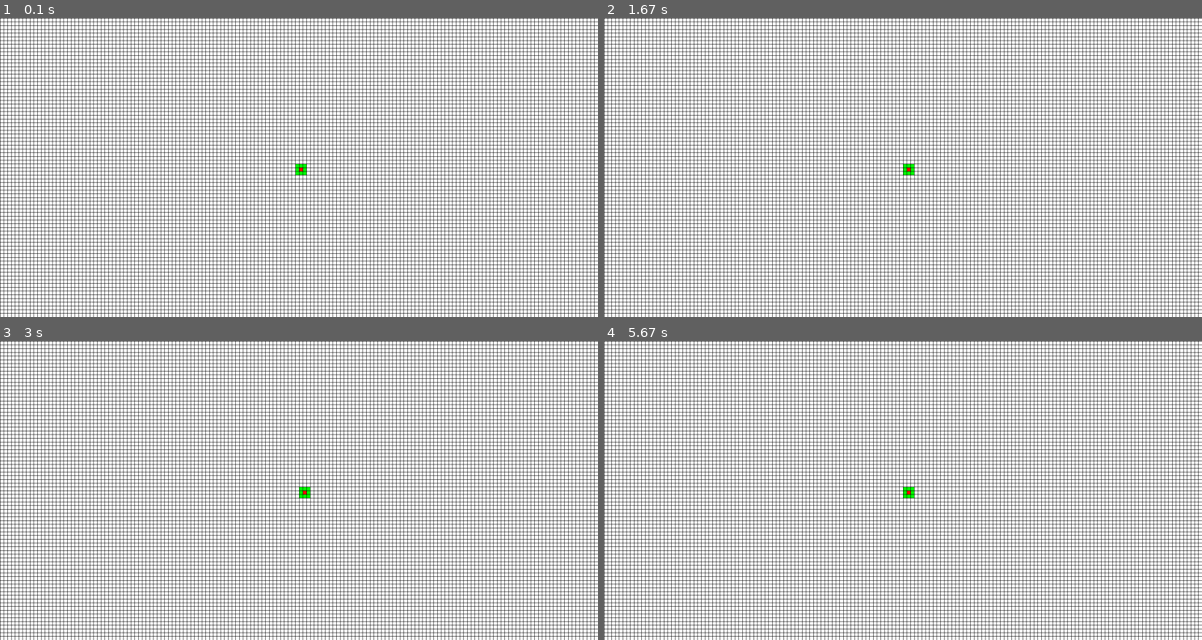
Above: before the commit, frames 1-4 (two rows, left to right).
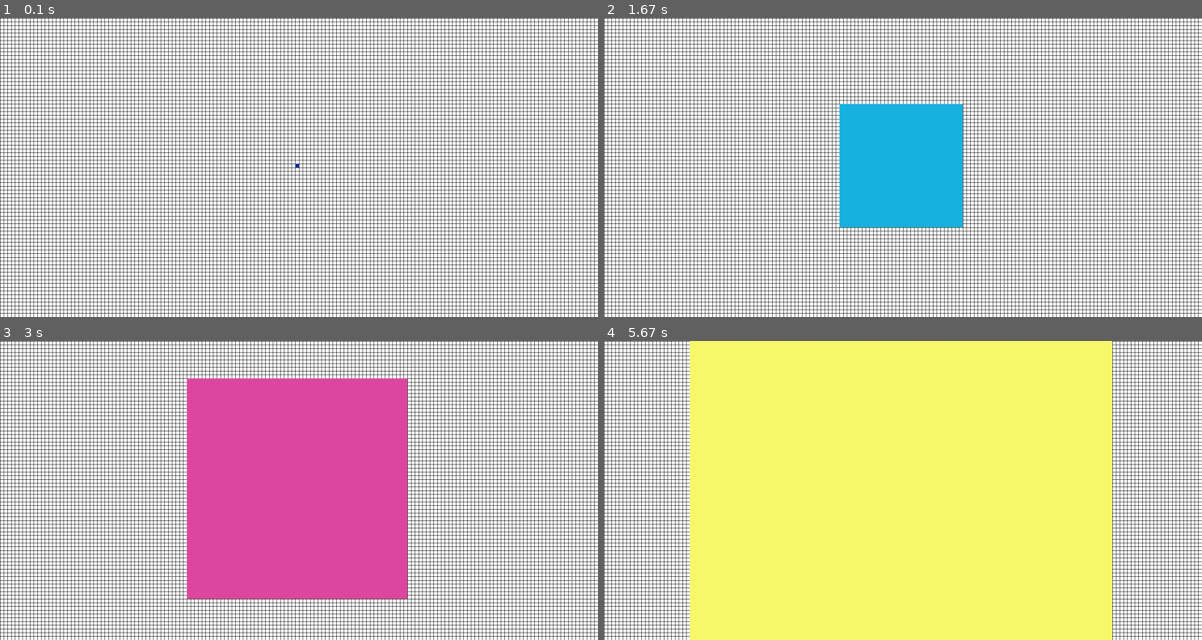
Above: after the commit, the same moments.

Repository: andre-baIbi/cellular-automata-sandbox
Game: pygame game, started from 01_basics/2d_automata_w_pygame.py
Same seed, same stepped clock (60 frames per second), same inputs: the game is played once before the commit and once after it.
Inputs:
- Up to frame 1 (0.1 s): no input
- Up to frame 2 (1.67 s): hold Right 0.33-0.8 s
- Up to frame 3 (3 s): no input
- Up to frame 4 (5.67 s): no input

The runs differ from the first frame. In frame 1, less than 0.1% of the frame differs, in the area x 49-52%, y 48-53%; in frame 2, 8.5%; in frame 3, 27%; in frame 4, 71%, in the area x 14-85%, y 0-100%.

Commit message:
feat: grid reflected on code, base for 2d cellular automata done |||||||| comments:: one step closer to nature of life, got distracted with grid building, if you clone it as-is, a colorful square shows up! :)

Diff:
--- a/01_basics/2d_automata_w_pygame.py
+++ b/01_basics/2d_automata_w_pygame.py
@@ -1,42 +1,85 @@
+import random
+
 import pygame
+from pygame import Surface
+
+GRID_SQUARE_CELL_SIDE_SIZE = 10
+
+def paint(screen: Surface, grid, color="red"):
+    for y, line in enumerate(grid):
+        for x, column in enumerate(line):
+            if column == 1:
+                pos_x = GRID_SQUARE_CELL_SIDE_SIZE * x
+                pos_y = GRID_SQUARE_CELL_SIDE_SIZE * y
+                pygame.draw.rect(screen,
+                                 color,
+                                 ((pos_x, pos_y), (GRID_SQUARE_CELL_SIDE_SIZE, GRID_SQUARE_CELL_SIDE_SIZE)
+                ))
+
+def ifAnyAroundIs1(grid, x, y):
+    pos_dict = {
+        0: (-1, -1),
+        1: (0, -1),
+        2: (1, -1),
+        3: (-1, 0),
+        4: (1, 0),
+        5: (-1, 1),
+        6: (0, 1),
+        7: (1, 1),
+    }
+
+    for _, pos in pos_dict.items():
+        try:
+            if grid[y + pos[0]][x + pos[1]] == 1:
+                return True
+        except IndexError:
+            continue
+    return False
+
+
+def generate(grid):
+    new_grid = []
+
+    for y, line in enumerate(grid):
+        new_grid.append([])
+        for x, column in enumerate(line):
+            if ifAnyAroundIs1(grid, x, y):
+                new_grid[y].append(1)
+                continue
+            new_grid[y].append(0)
+
+    return new_grid
+
 def game():
     pygame.init()
 
     GAME_WIDTH = 1600
     GAME_HEIGHT = 800
-
-    GRID_SQUARE_CELL_SIDE_SIZE = 10
+    TICK = 10
 
     screen = pygame.display.set_mode((GAME_WIDTH, GAME_HEIGHT))
     clock = pygame.time.Clock()
     running = True
-    dt = 0
 
-    square_x = screen.get_width() // 2
-    square_y = screen.get_height() // 2
-    square_side_size = 10
+    #
+    grid = [[0 for _ in range(screen.get_width() // GRID_SQUARE_CELL_SIDE_SIZE)]
+                      for _ in range(screen.get_height() // GRID_SQUARE_CELL_SIDE_SIZE)]
+
+    grid[screen.get_height()//(2*GRID_SQUARE_CELL_SIDE_SIZE)-1][screen.get_width()//(2*GRID_SQUARE_CELL_SIDE_SIZE)-1] = 1
+    #
+
+
+
 
     while running:
         for event in pygame.event.get():
             if event.type == pygame.QUIT:
                 running = False
             if event.type == pygame.KEYDOWN:
-                if event.key == pygame.K_DOWN:
-                    square_y += GRID_SQUARE_CELL_SIDE_SIZE
-                if event.key == pygame.K_UP:
-                    square_y -= GRID_SQUARE_CELL_SIDE_SIZE
-                if event.key == pygame.K_LEFT:
-                    square_x -= GRID_SQUARE_CELL_SIDE_SIZE
-                if event.key == pygame.K_RIGHT:
-                    square_x += GRID_SQUARE_CELL_SIDE_SIZE
+                ...
 
 
         screen.fill("white")
-
-        keys = pygame.key.get_pressed()
-
-        main_sq = pygame.draw.rect(screen, "red", ((square_x, square_y),(square_side_size, square_side_size)))
-        orbital_sq = [draw_orbital_sq(screen, square_side_size, square_x, square_y, pos) for pos in range(8)]
 
         #Draw grid
         for x in range(0, screen.get_width(), GRID_SQUARE_CELL_SIDE_SIZE):
@@ -45,27 +88,18 @@
         for y in range(0, screen.get_height(), GRID_SQUARE_CELL_SIDE_SIZE):
             pygame.draw.line(screen, "black", (0,y), (screen.get_width(),y), width=1)
 
+        keys = pygame.key.get_pressed()
+
+        paint(screen, grid, color=[random.randint(0,255) for _ in range(3)])
+        grid = generate(grid)
 
         pygame.display.flip()
-        dt = clock.tick(60) / 1000
+
+        dt = clock.tick(TICK)
 
     pygame.quit()
 
 
-def draw_orbital_sq(screen, square_side_size, square_x, square_y, pos, color = "green"):
-    pos_dict = {
-        0: (-square_side_size, -square_side_size),
-        1: (0, -square_side_size),
-        2: (square_side_size, -square_side_size),
-        3: (-square_side_size, 0),
-        4: (square_side_size, 0),
-        5: (-square_side_size, square_side_size),
-        6: (0, square_side_size),
-        7: (square_side_size, square_side_size),
-    }
-
-    return pygame.draw.rect(screen, color, ((square_x + pos_dict[pos][0], square_y + pos_dict[pos][1]), (square_side_size, square_side_size)))
-
 
 if __name__ == '__main__':
     game()
